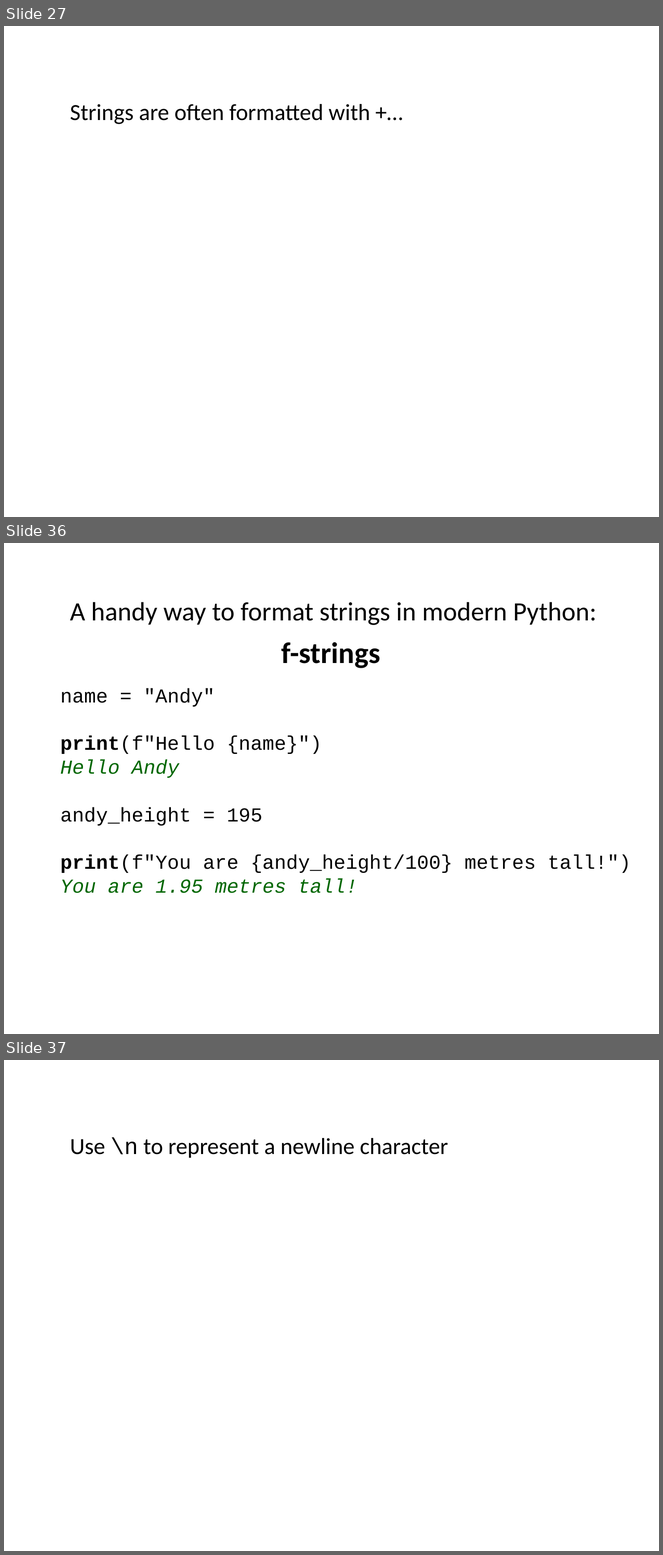
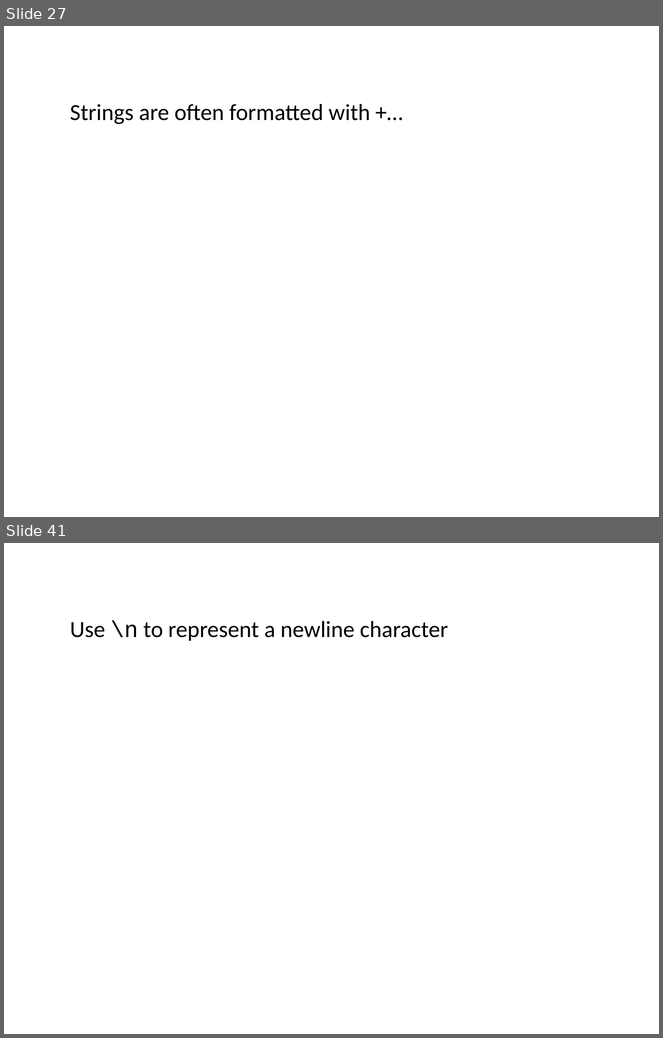
Before and after one commit to ncasuk/ncas-isc, a slide deck: python/presentations/learning_python/12_strings.pptx. Shown one above the other, each under a label of ours: slides 27, 36 and 37 before the commit, slides 27 and 41 after it; the slides between them are not shown. The pictures are 663x1555 and 663x1038 pixels, drawn with LibreOffice and Linux fonts; fonts in the diff are those of the drawing; background and template pictures are left out. Boxes give left, top, right and bottom in pixels: in the first picture for what was removed or moved away, otherwise in the second. Text is boxed around its words. In the diff, an @@ line names an element or a change of style, - is before the commit and + after.

Commit message:
placing focus on f-strings

```diff
--- a/python/presentations/learning_python/12_strings.pptx
+++ b/python/presentations/learning_python/12_strings.pptx
@@ slide 36 removed at (4, 543, 659, 1034), background picture (left out) @@
@@ text removed at (70, 602, 596, 625) @@
-A handy way to format strings in modern Python:
@@ text removed at (281, 642, 380, 668) @@
-f-strings
@@ text removed at (60, 689, 631, 893) @@
-name = "Andy"
-print(f"Hello {name}")
-Hello Andy
-andy_height = 195
-print(f"You are {andy_height/100} metres tall!")
-You are 1.95 metres tall!
@@ what was slide 37 is now slide 41 @@
```
Also in this commit, not shown: 3 slides changed, 10 slides added, 5 other slides removed, 1 other file.
